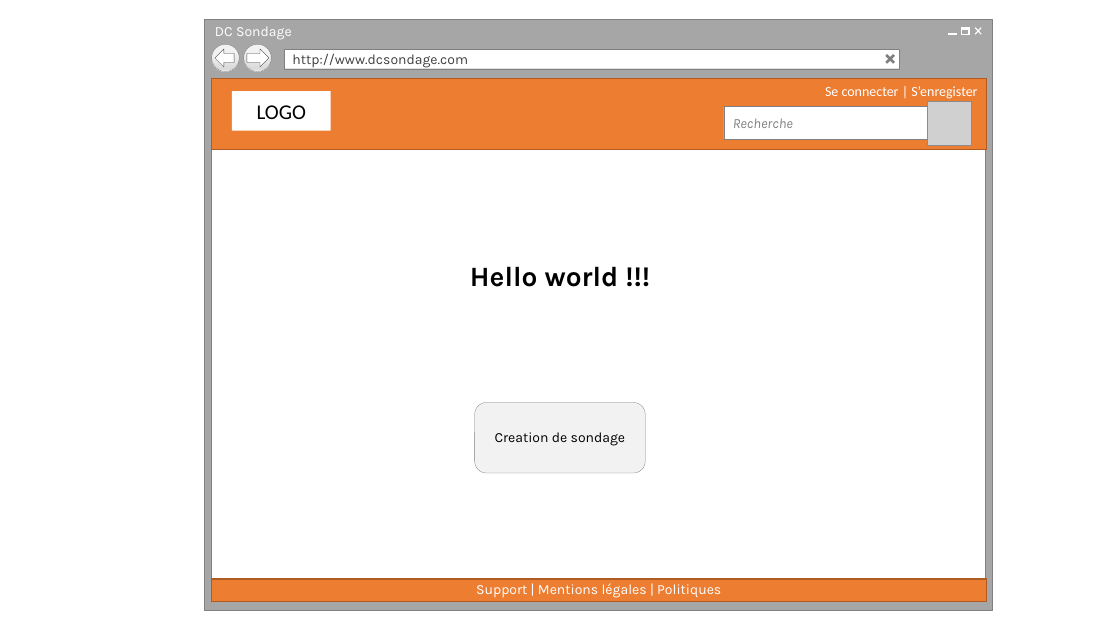
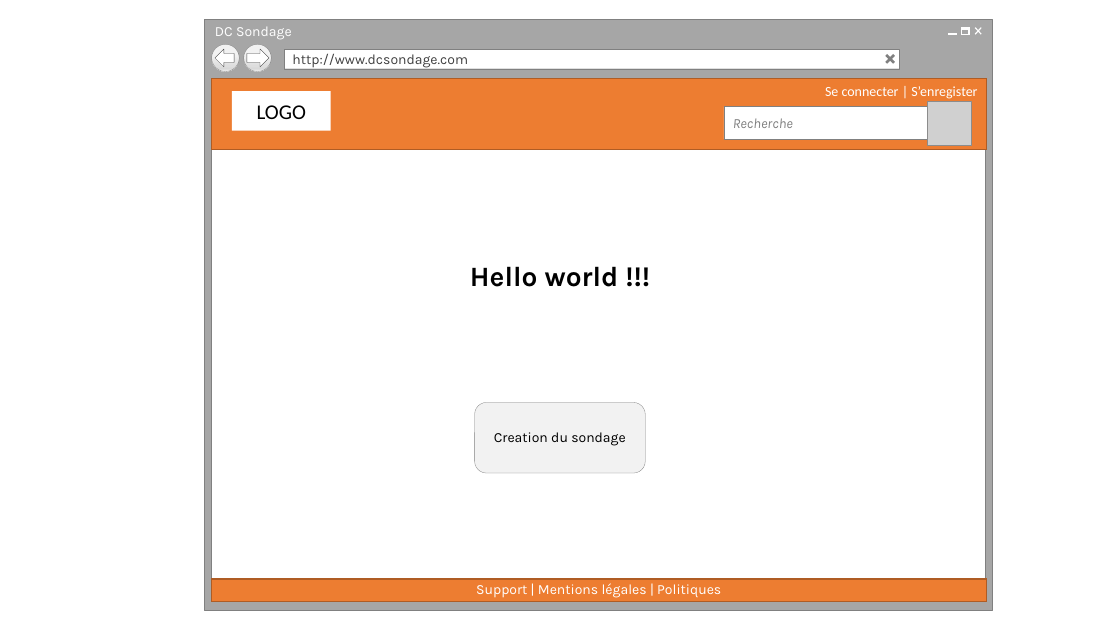
Before and after one commit to cedricbannelier/Projet1, a slide deck: slide 1 of maquetteWeb/maquetteProposition.pptx. Drawn at 1120x630 pixels with LibreOffice and Linux fonts; fonts in the diff are those of the drawing; grey boxes stand for pictures; background and template pictures are left out. Boxes give left, top, right and bottom in pixels: in the first picture for what was removed or moved away, otherwise in the second. Text is boxed around its words. In the diff, an @@ line names an element or a change of style, - is before the commit and + after.

```diff
--- a/maquetteWeb/maquetteProposition.pptx
+++ b/maquetteWeb/maquetteProposition.pptx
@@ text in rounded rectangle at [494, 432, 625, 446]: text changed @@
-Creation de sondage
+Creation du sondage
```
Also in this commit, not shown: 1 other file.
